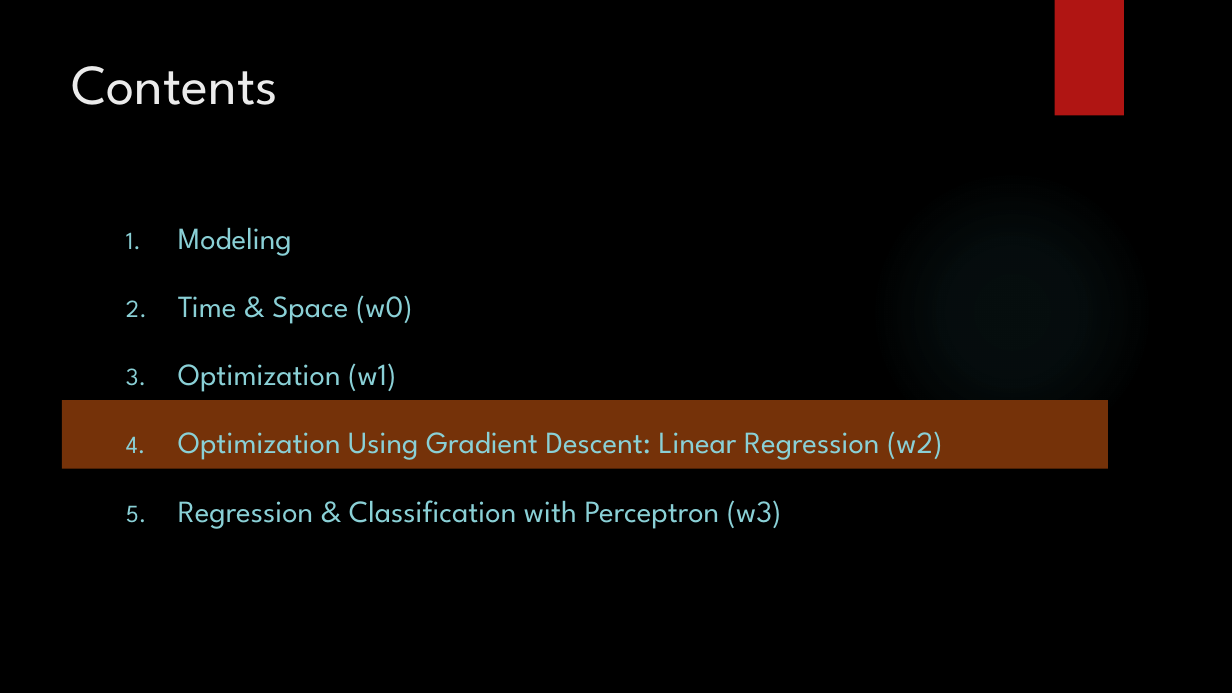
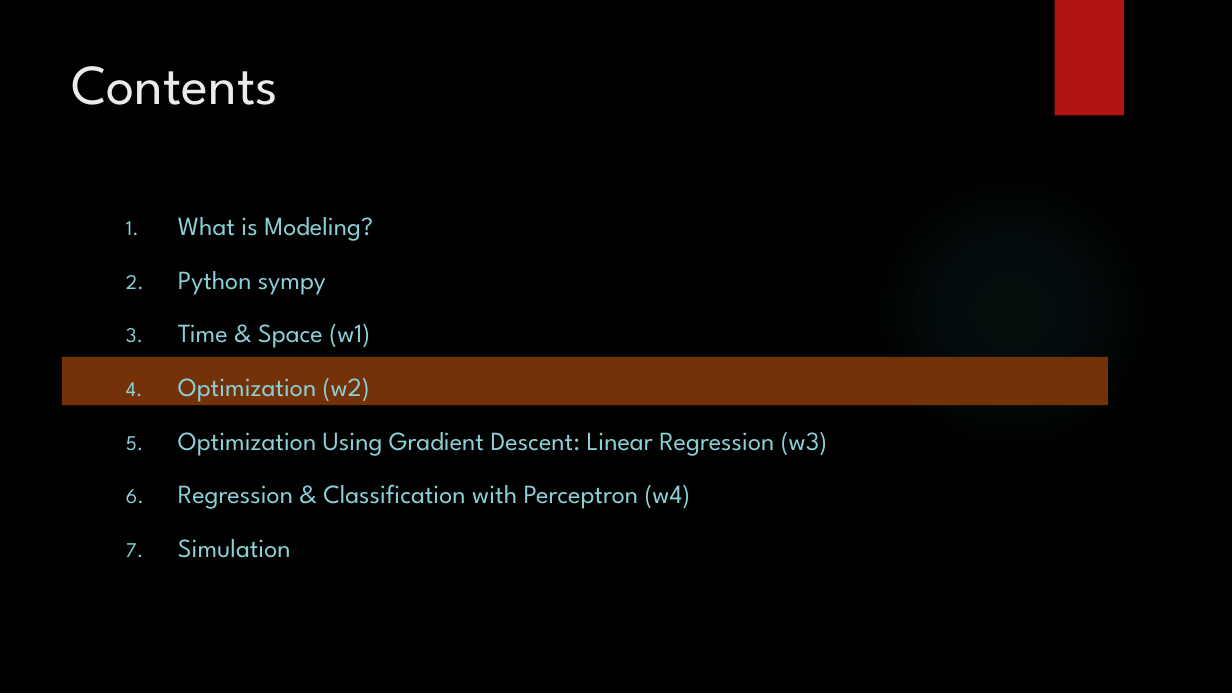
Before and after one commit to ancestor9/mathematics-for-machine-learning, a slide deck: slide 15 of Calculus/Calculus.pptx (slide 14 before the commit). Drawn at 1232x693 pixels with LibreOffice and Linux fonts; fonts in the diff are those of the drawing; background and template pictures are left out. Boxes give left, top, right and bottom in pixels: in the first picture for what was removed or moved away, otherwise in the second. Text is boxed around its words. In the diff, an @@ line names an element or a change of style, - is before the commit and + after.

```diff
--- a/Calculus/Calculus.pptx
+++ b/Calculus/Calculus.pptx
@@ subtitle at bbox=[178, 217, 827, 558]: text changed; size 24 to 20.4 pt @@
-1. Modeling
-2. Time & Space (w0)
-3. Optimization (w1)
-4. Optimization Using Gradient Descent: Linear Regression (w2)
-5. Regression & Classification with Perceptron (w3)
+1. What is Modeling?
+2. Python sympy
+3. Time & Space (w1)
+4. Optimization (w2)
+5. Optimization Using Gradient Descent: Linear Regression (w3)
+6. Regression & Classification with Perceptron (w4)
+7. Simulation
@@ rectangle: place and size @@
-rectangle at bbox=[62, 400, 1108, 469]
+rectangle at bbox=[62, 357, 1108, 405]
```
Also in this commit, not shown: 9 other slides changed, 19 slides added, 2 slides removed.
